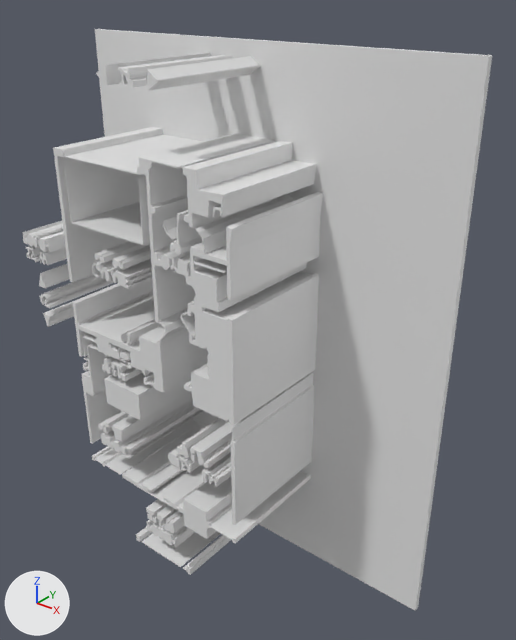
Before and after pictures for a commit that changed the glTF model version one/out_3d/66_16.glb.
Before and after are seen from a 50 mm lens placed at (15.22, -12.65, 14.27), pointed at (5.75, -0.81, 6.92). The lights are fixed; the arrows at lower left show +X, +Y and +Z. Where no turn or scale is listed for an object, it has been applied to the vertices. Vertices at the same position are counted once.

Names of what the first picture shows: 'geometry_0'.
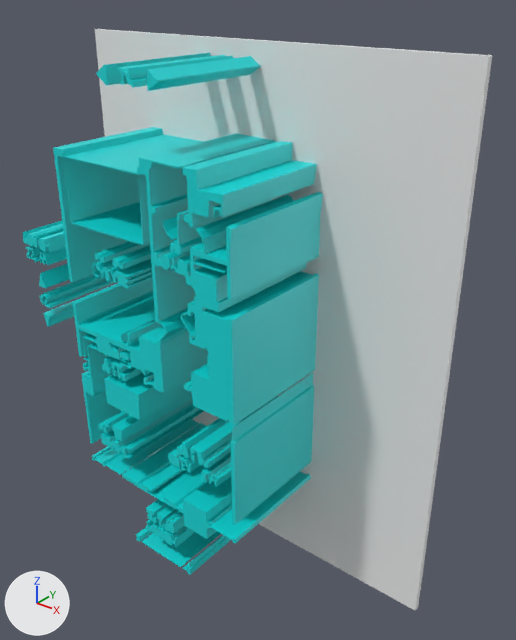
Where the change shows, as pixel boxes (x1, y1, x2, y2) in the pictures (516 x 640 px; the box of a moved part takes in the faces that stretch with it):
part 1 of me_geometry_0, moved or reshaped: before (86, 370, 191, 421); after (86, 352, 191, 420)
part 2 of me_geometry_0, recoloured (grey to cyan): (22, 36, 365, 575) in both

What changed in the scene script:
```text
Add mat_defaultmaterial:
    mat_defaultmaterial = bpy.data.materials.new('DefaultMaterial')
    mat_defaultmaterial.use_nodes = True; mat_defaultmaterial.node_tree.nodes.clear()
    _N = mat_defaultmaterial.node_tree.nodes; _L = mat_defaultmaterial.node_tree.links
    n0 = _N.new('ShaderNodeOutputMaterial'); n0.name = 'Material Output'
    n1 = _N.new('ShaderNodeBsdfPrincipled'); n1.name = 'Principled BSDF'
    n2 = _N.new('ShaderNodeVertexColor'); n2.name = 'Color Attribute'
    _L.new(n1.outputs[0], n0.inputs[0])  # 'BSDF' to 'Surface'
    _L.new(n2.outputs[0], n1.inputs[0])  # 'Color' to 'Base Color'
Change me_geometry_0:
    used by ob_geometry_0; location = (0.0, 0.0, 0.0)
    remove me_geometry_0.from_pydata(...)  # 1842 vertices, 3528 faces; spans x 0.0..10.23, y -3.15..0.0, z 0.0..13.0
    add me_geometry_0.from_pydata(...)  # 1840 vertices, 3524 faces; spans x 0.0..10.23, y -3.15..0.0, z 0.0..13.0
    me_geometry_0 part 1: 2 vertices moved from x 4.01, y -3.15..-0.15, z 4.6 to x 3.99, y -3.15..-0.15, z 4.6; 4 vertices removed from x 2.22..2.24, y -3.15..-0.15, z 5.14..5.17; 2 vertices added at x 2.24, y -3.15..-0.15, z 5.15
    me_geometry_0 part 2: 2418 faces spanning x 0.0..10.23, y -3.15..0.0, z 0.0..13.0 switch from no material to mat_defaultmaterial
```
